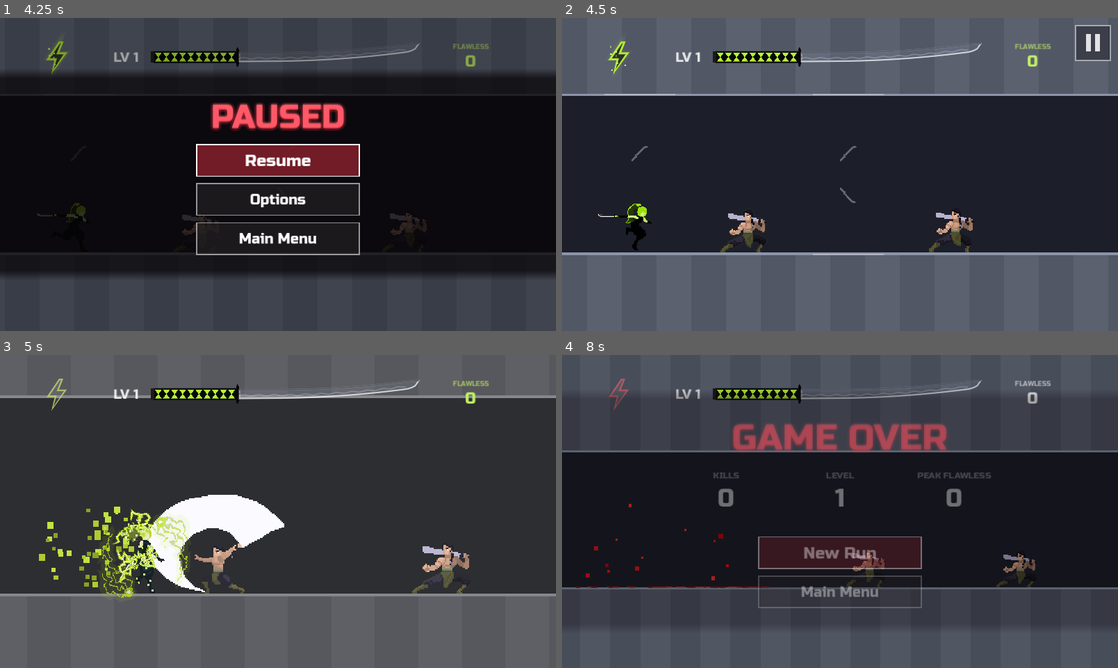
Above: before the commit, frames 1-4 (two rows, left to right).
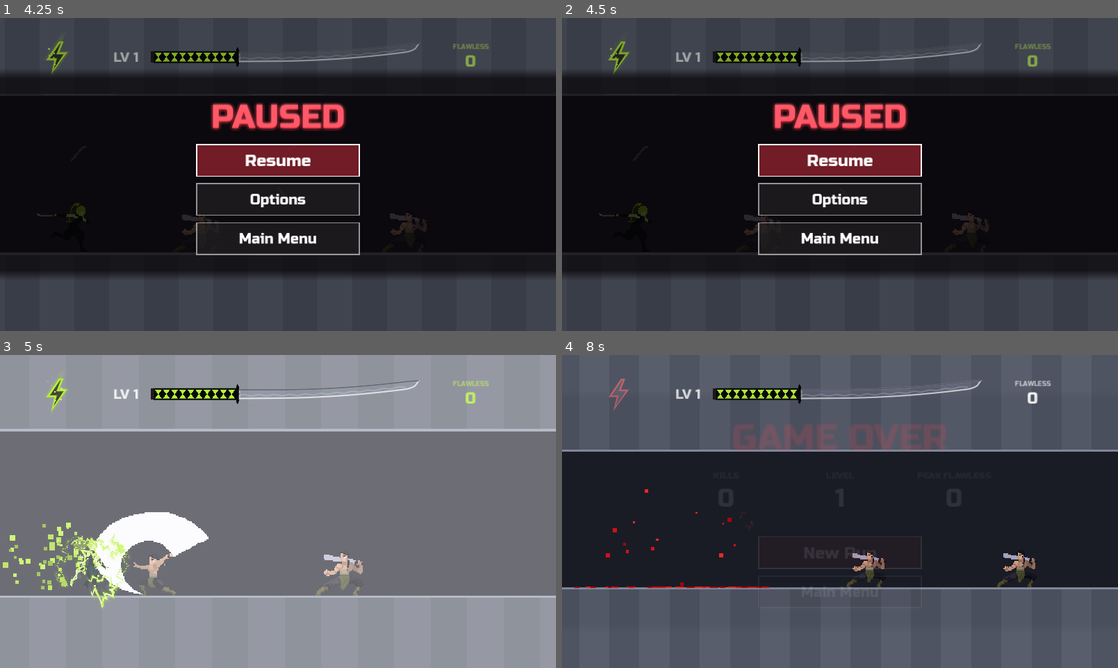
Above: after the commit, the same moments.

Repository: fredsbreads/game-off
Game: Godot game, scene res://scenes/main.tscn
Two runs of this game, one before a commit and one after it. Both use one fixed random seed, a clock stepped at 60 frames per second and the inputs below. Sound files missing from this copy of the repository are replaced by a short silence.
Inputs (mouse positions are in pixels of both pictures, inside the frame that each line leads up to):
- Up to frame 1 (4.25 s): tap Enter at 0.5, 2.1 s; move the mouse to (400, 158) at 0.52 s; hold Right 0.53-1.28 s; hold J (tp_vertical) 0.53-1.28 s; click (400, 158) at 0.67 s; tap Space at 0.77, 1.52, 3.02, 3.77 s; move the mouse to (166, 190) at 1.27 s; hold Down 1.28-2.03 s; tap Shift at 1.35 s; click (166, 190) at 1.42 s; move the mouse to (333, 105) at 2.02 s; hold Right 2.03-2.78 s; click (333, 105) at 2.17 s; move the mouse to (250, 237) at 2.77 s; hold K (tp_forward) 2.78-3.53 s; tap Keypad Enter at 2.85 s; click (250, 237) at 2.92 s; move the mouse to (444, 221) at 3.52 s; hold Left from 3.53 s (still down); tap C at 3.6 s; click (444, 221) at 3.67 s; tap P (pause) at 4.15 s
- Up to frame 2 (4.5 s): keep holding Left; move the mouse to (673, 127) at 4.27 s; tap M at 4.35 s; click (673, 127) at 4.42 s
- Up to frame 3 (5 s): keep holding Left; tap Space at 4.52 s
- Up to frame 4 (8 s): move the mouse to (867, 511) at 5.02 s; release Left at 5.03 s; hold Down 5.03-5.78 s; tap O at 5.1 s; click (867, 511) at 5.17 s; move the mouse to (756, 433) at 5.77 s; hold Right 5.78-6.53 s; tap L at 5.85 s; click (756, 433) at 5.92 s; tap Space at 6.02, 6.77, 7.52 s; move the mouse to (962, 495) at 6.52 s; hold K (tp_forward) 6.53-7.28 s; tap 1 at 6.6 s; click (962, 495) at 6.67 s; move the mouse to (728, 527) at 7.27 s; hold Right from 7.28 s (still down); tap 5 at 7.35 s; click (728, 527) at 7.42 s

Frame 1 is identical in both runs. In frame 2, 87% of the frame differs, in the area x 0-100%, y 0-100%; in frame 3, 98%; in frame 4, 30%.

Commit message:
Buttons only take taps on their own box; tutorial prompts pop on every press; steady 'Tap Anywhere To Retry'
- Every button's tap area is now exactly its drawn box (the title screen,
  the in-game pause button, the pause screen, the game-over screen): no
  extra margin around them.
- The pause screen: a tap off its buttons does nothing (it used to resume).
- Tutorial: a prompt pops each time she makes its move, not only the first.
- Game over on touch screens: 'Tap Anywhere To Retry' no longer pulses.

Diff:
--- a/scripts/hud.gd
+++ b/scripts/hud.gd
@@ -445,7 +445,7 @@
 
 
 func menu_button_contains(pos: Vector2) -> bool:
-	return _menu_button.visible and _menu_button.get_rect().grow(10.0).has_point(pos)
+	return _menu_button.visible and _menu_button.get_rect().has_point(pos)
 
 
 func _draw_menu_button() -> void:
@@ -465,7 +465,7 @@
 
 ## The game-over button under a click, or "".
 func over_button_at(pos: Vector2) -> String:
-	if _retry_button.visible and _retry_button.get_rect().grow(10.0).has_point(pos):
+	if _retry_button.visible and _retry_button.get_rect().has_point(pos):
 		return "retry"
 	if menu_button_contains(pos):
 		return "menu"
@@ -537,11 +537,10 @@
 			c.draw_line(Vector2(dx, sy + 10.0), Vector2(dx, sy + 78.0), Color(1, 1, 1, 0.15 * a), 1.0)
 	if _over_hint == "":
 		return
-	# "Tap to retry", breathing.
+	# "Tap anywhere to retry", steady.
 	var hy := sy + OVER_STATS_H + 26.0
 	var hw := font.get_string_size(_over_hint, HORIZONTAL_ALIGNMENT_LEFT, -1, 20).x
-	var breathe := 0.6 + 0.3 * sin(_over_t * 3.0)
-	c.draw_string(font, Vector2((view.x - hw) / 2.0, hy), _over_hint, HORIZONTAL_ALIGNMENT_LEFT, -1, 20, Color(1, 1, 1, breathe * a))
+	c.draw_string(font, Vector2((view.x - hw) / 2.0, hy), _over_hint, HORIZONTAL_ALIGNMENT_LEFT, -1, 20, Color(1, 1, 1, 0.75 * a))
 
 
 ## A title in the title screen's red, with its soft glow.
@@ -560,9 +559,9 @@
 	_pause_button.visible = value
 
 
-## A slightly larger area than the drawn button, so it's easy to hit.
+## The drawn button: a tap has to land on it.
 func pause_button_contains(pos: Vector2) -> bool:
-	return _pause_button.visible and _pause_button.get_rect().grow(12.0).has_point(pos)
+	return _pause_button.visible and _pause_button.get_rect().has_point(pos)
 
 
 ## can_flip: show the "Flip screen" button (upright phones only).
@@ -619,7 +618,7 @@
 	if options.visible:
 		return ""
 	for b in pause_buttons():
-		if b.get_rect().grow(10.0).has_point(pos):
+		if b.get_rect().has_point(pos):
 			return _pause_id(b)
 	return ""
 
@@ -644,15 +643,15 @@
 
 
 func options_button_contains(pos: Vector2) -> bool:
-	return _options_button.visible and not options.visible and _options_button.get_rect().grow(10.0).has_point(pos)
+	return _options_button.visible and not options.visible and _options_button.get_rect().has_point(pos)
 
 
 func pause_menu_button_contains(pos: Vector2) -> bool:
-	return _pause_menu_button.visible and not options.visible and _pause_menu_button.get_rect().grow(10.0).has_point(pos)
+	return _pause_menu_button.visible and not options.visible and _pause_menu_button.get_rect().has_point(pos)
 
 
 func flip_button_contains(pos: Vector2) -> bool:
-	return _flip_button.visible and _flip_button.get_rect().grow(10.0).has_point(pos)
+	return _flip_button.visible and _flip_button.get_rect().has_point(pos)
 
 
 func _draw_pause_button() -> void:
--- a/scripts/main.gd
+++ b/scripts/main.gd
@@ -411,10 +411,12 @@
 ## A move she made during the tutorial: its prompt lights up; all three done ends it.
 func _tutorial_move(move: int) -> void:
 	var key: String = {Rules.Move.VERTICAL: "left", Rules.Move.FORWARD: "right", Rules.Move.DIAGONAL: "both"}.get(move, "")
-	if key == "" or _tutorial_moves.has(key):
+	if key == "":
+		return
+	hud.tutorial_done(key)   # (lights it, or pops it again: every time she makes that move)
+	if _tutorial_moves.has(key):
 		return
 	_tutorial_moves[key] = true
-	hud.tutorial_done(key)
 	if _tutorial_moves.size() < 3:
 		return
 	_tutorial = false
@@ -449,7 +451,7 @@
 		# The pause screen: Resume / Options / (Flip Screen) / Main Menu. Keys:
 		# Up/Down pick, Left/Right (or Enter/Space) press; it opens on Resume,
 		# so pausing then Left or Right plays on at once. P / Esc resume too.
-		# A tap presses the button under it; a tap anywhere else resumes.
+		# A tap presses the button under it (a tap off them does nothing).
 		get_viewport().set_input_as_handled()
 		var pick := ""
 		if event is InputEventKey and event.pressed and not event.echo:
@@ -461,9 +463,7 @@
 				KEY_LEFT, KEY_RIGHT, KEY_A, KEY_D, KEY_J, KEY_K, KEY_SHIFT, KEY_ENTER, KEY_KP_ENTER, KEY_SPACE: pick = hud.pause_selected()
 				KEY_P, KEY_ESCAPE: pick = "resume"
 		elif (event is InputEventScreenTouch or event is InputEventMouseButton) and event.pressed:
-			pick = hud.pause_button_at(_screen_pos(event))
-			if pick == "":
-				pick = "resume"
+			pick = hud.pause_button_at(_screen_pos(event))   # ("" off the buttons: nothing)
 		match pick:
 			"resume":
 				if Time.get_ticks_msec() - _paused_at_msec >= RESUME_GUARD * 1000.0:
--- a/scripts/main_menu.gd
+++ b/scripts/main_menu.gd
@@ -156,7 +156,7 @@
 	if event is InputEventScreenTouch or event is InputEventMouseButton:
 		for i in ids.size():
 			var r := _button_rect(i)
-			if r.grow(8.0).has_point(pos):
+			if r.has_point(pos):   # (on the button itself)
 				_selected = i
 				# The start level selector: its left third steps back.
 				if ids[i] == "level" and pos.x < r.position.x + r.size.x / 3.0:
